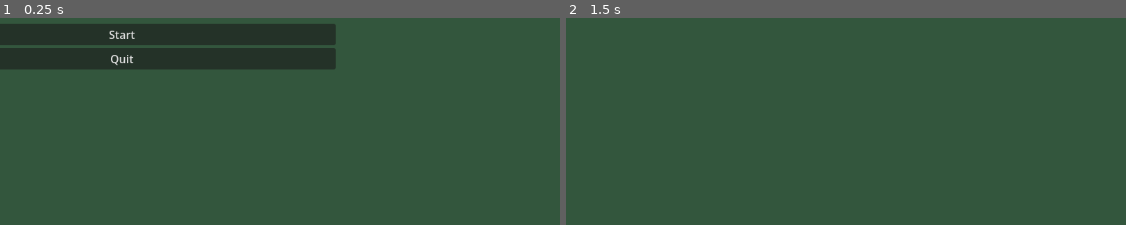
Above: before the commit, frames 1-2 (left to right).
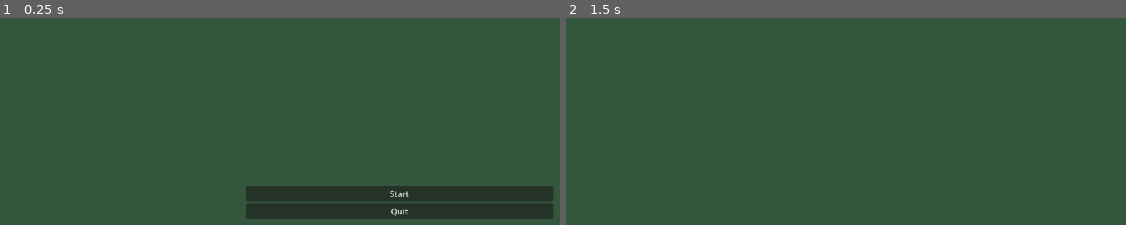
Above: after the commit, the same moments.

Repository: PEOL0/DD1367-Interactive-Sound-Wave-Simulation
Game: Godot game, scene res://start.tscn
Two runs of this game, one before a commit and one after it. Both use one fixed random seed, a clock stepped at 60 frames per second and the inputs below.
Inputs (mouse positions are in pixels of both pictures, inside the frame that each line leads up to):
- Up to frame 1 (0.25 s): no input
- Up to frame 2 (1.5 s): click "Start" at 0.5 s; tap Enter at 1.25 s; move the mouse to (outside the picture) at 1.27 s; tap R at 1.35 s; click (outside the picture) at 1.42 s

The runs differ from the first frame. In frame 1, 20% of the frame differs, in the area x 0-99%, y 2-98%; in frame 2, nothing differs.
Error in both runs: Cannot call method 'shader_create_from_spirv' on a null value. (res://main.gd:46)

Commit message:
Change logic for correct sizings
Now changes the Camera2D.zoom instead of the scale of the ColorRect. Changes dynamically based on the size of the ColorRect object.

Diff:
--- a/sound-game/main.gd
+++ b/sound-game/main.gd
@@ -85,10 +85,9 @@
 
 func change_rect():
 	var screen_size_x = get_viewport().get_visible_rect().size.x
-	var scale = screen_size_x / 800
-
-	$ColorRect.scale = Vector2(scale, scale)
-	$ColorRect.position = Vector2(-(screen_size_x/2), -(($ColorRect.size.y*scale)/2))
+	var scale = screen_size_x / $ColorRect.size.x
+	print(scale)
+	$Camera2D.zoom = Vector2(scale, scale)
 
 # Runs every physics frame: sends work to the GPU to advance the sound simulation one time step
 func _physics_process(_delta):
--- a/sound-game/main.tscn
+++ b/sound-game/main.tscn
@@ -12,9 +12,10 @@
 
 [node name="ColorRect" type="ColorRect" parent="." unique_id=1506769678]
 material = SubResource("ShaderMaterial_1bvp3")
-offset_left = -400.0
-offset_top = -225.0
-offset_right = 400.0
-offset_bottom = 225.0
+offset_left = -800.0
+offset_top = -450.0
+offset_right = 800.0
+offset_bottom = 450.0
 
 [node name="Camera2D" type="Camera2D" parent="." unique_id=1639537310]
+zoom = Vector2(0.72, 0.72)
--- a/sound-game/start.tscn
+++ b/sound-game/start.tscn
@@ -14,8 +14,6 @@
 main_scene = ExtResource("2_qn1rc")
 background_script = NodePath("Node")
 
-[node name="Camera2D" type="Camera2D" parent="." unique_id=1374632228]
-
 [node name="Node" type="Node" parent="." unique_id=108236581]
 script = ExtResource("3_y5hus")
 isMenu = true
@@ -24,6 +22,8 @@
 material = SubResource("ShaderMaterial_y5hus")
 offset_left = -800.0
 offset_top = -450.0
+offset_right = 800.0
+offset_bottom = 450.0
 
 [node name="VBoxContainer" type="VBoxContainer" parent="Node/ColorRect" unique_id=872966911]
 layout_mode = 1
@@ -48,5 +48,8 @@
 layout_mode = 2
 text = "Quit"
 
+[node name="Camera2D" type="Camera2D" parent="Node" unique_id=1374632228]
+zoom = Vector2(0.72, 0.72)
+
 [connection signal="pressed" from="Node/ColorRect/VBoxContainer/Button" to="." method="start_game"]
 [connection signal="pressed" from="Node/ColorRect/VBoxContainer/Button2" to="." method="quit_game"]
